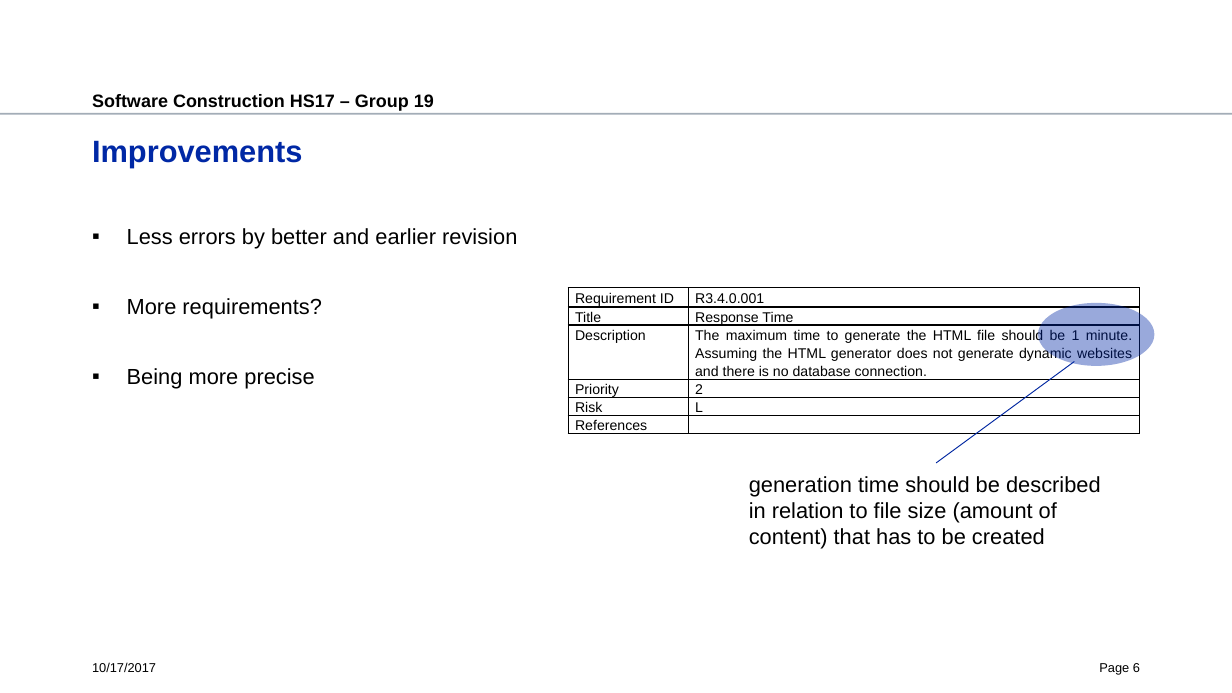
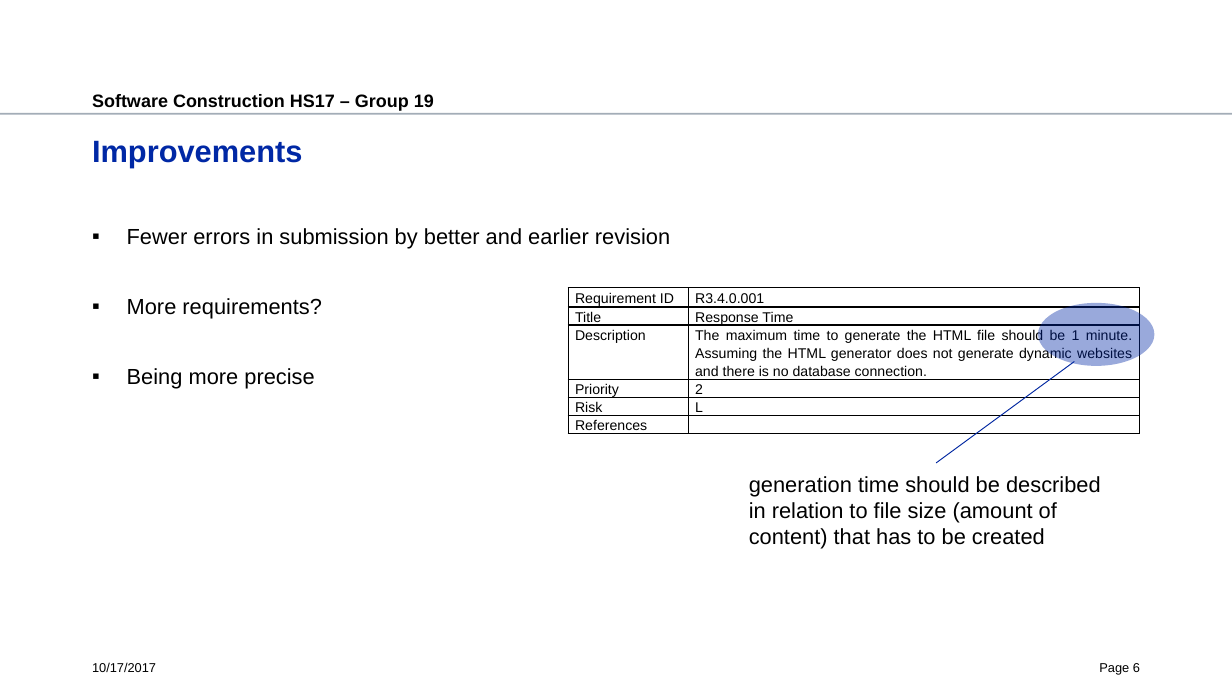
Before and after one commit to eesati/html-library, a slide deck: slide 6 of documents/presentation_assignment1.pptx. Drawn at 1232x693 pixels with LibreOffice and Linux fonts; fonts in the diff are those of the drawing; background and template pictures are left out. Boxes give left, top, right and bottom in pixels: in the first picture for what was removed or moved away, otherwise in the second. Text is boxed around its words. In the diff, an @@ line names an element or a change of style, - is before the commit and + after.

Commit message:
changed some small bits, mainly grammar

```diff
--- a/documents/presentation_assignment1.pptx
+++ b/documents/presentation_assignment1.pptx
@@ text at (127,228,670,249): text changed @@
-▪ Less errors by better and earlier revision
+▪ Fewer errors in submission by better and earlier revision
```
Also in this commit, not shown: 4 other slides changed.
